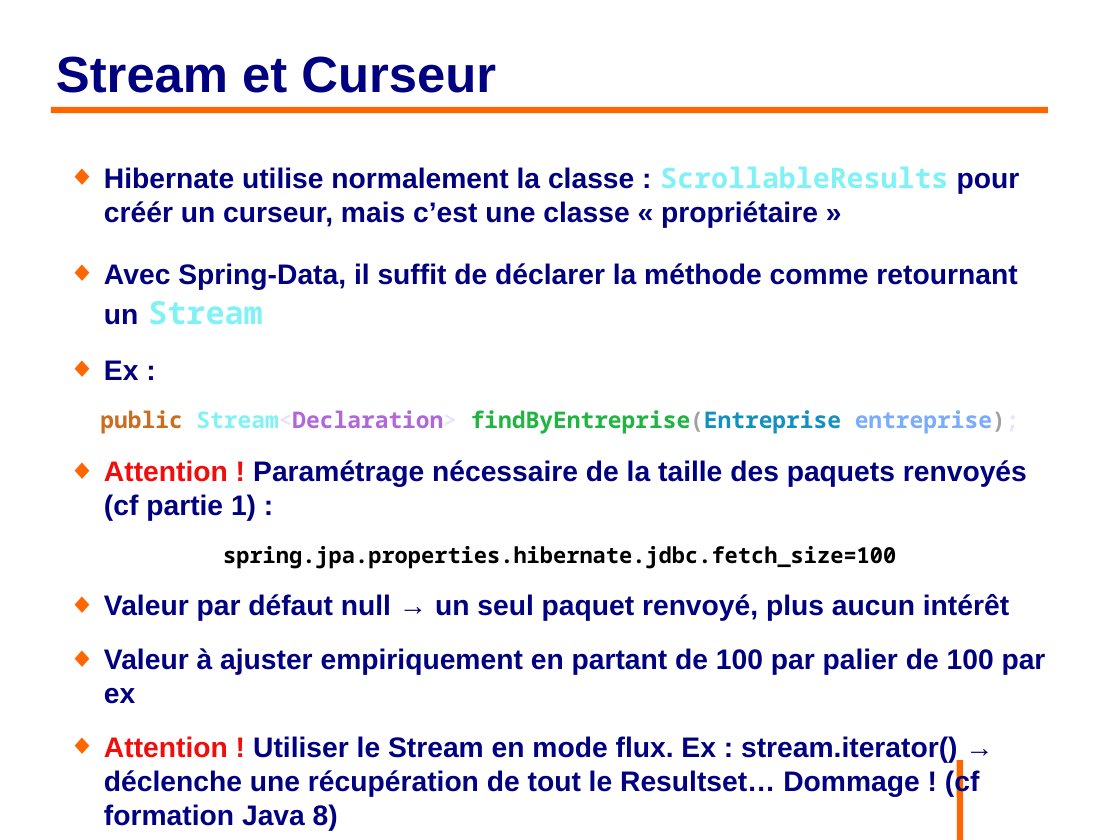
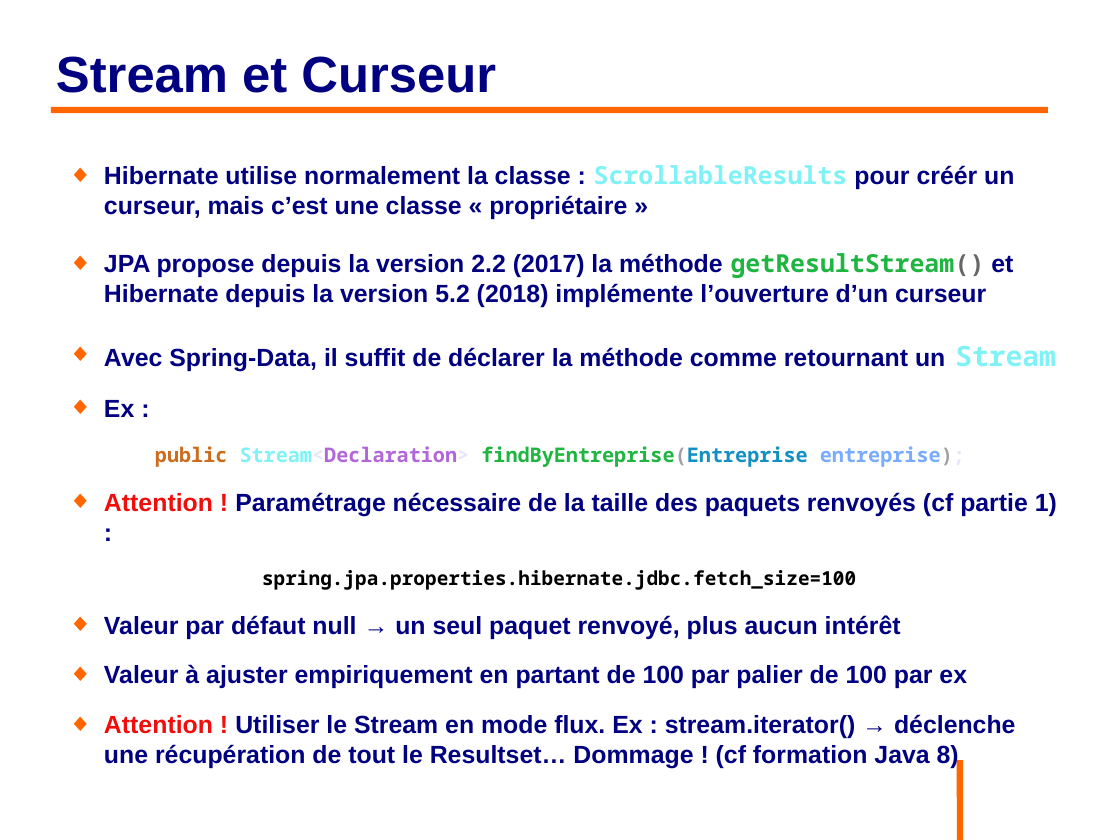
Before and after one commit to philphils/formation-hibernate-avancee, a slide deck: slide 46 of Documentation/diapo_formation_hibernate_avancee.odp. Drawn at 1120x840 pixels with LibreOffice and Linux fonts; fonts in the diff are those of the drawing; background and template pictures are left out. Boxes give left, top, right and bottom in pixels: in the first picture for what was removed or moved away, otherwise in the second. Text is boxed around its words. In the diff, an @@ line names an element or a change of style, - is before the commit and + after.

```diff
--- a/Documentation/diapo_formation_hibernate_avancee.odp
+++ b/Documentation/diapo_formation_hibernate_avancee.odp
@@ text at (104,165,1057,738): size 20 to 17.6 pt in "Hibernate utilise normalement la classe : ScrollableResults ...", "Avec Spring-Data, il suffit de déclarer la ...", "Ex :", "Attention ! Paramétrage nécessaire de la taille ..." and 3 more places; size 22.5 to 19.8 pt in "Stream"; size 16.2 to 14.3 pt in "public Stream<Declaration> findByEntreprise(Entreprise entre ..."; size 15.6 to 13.8 pt in "spring.jpa.properties.hibernate.jdbc.fetch_size=100" @@
@@ text at (104,253,1013,307): paragraph added @@
+◆ JPA propose depuis la version 2.2 (2017) la méthode getResultStream() et Hibernate depuis la version 5.2 (2018) implémente l’ouverture d’un curseur
```
Also in this commit, not shown: 8 other slides changed.
